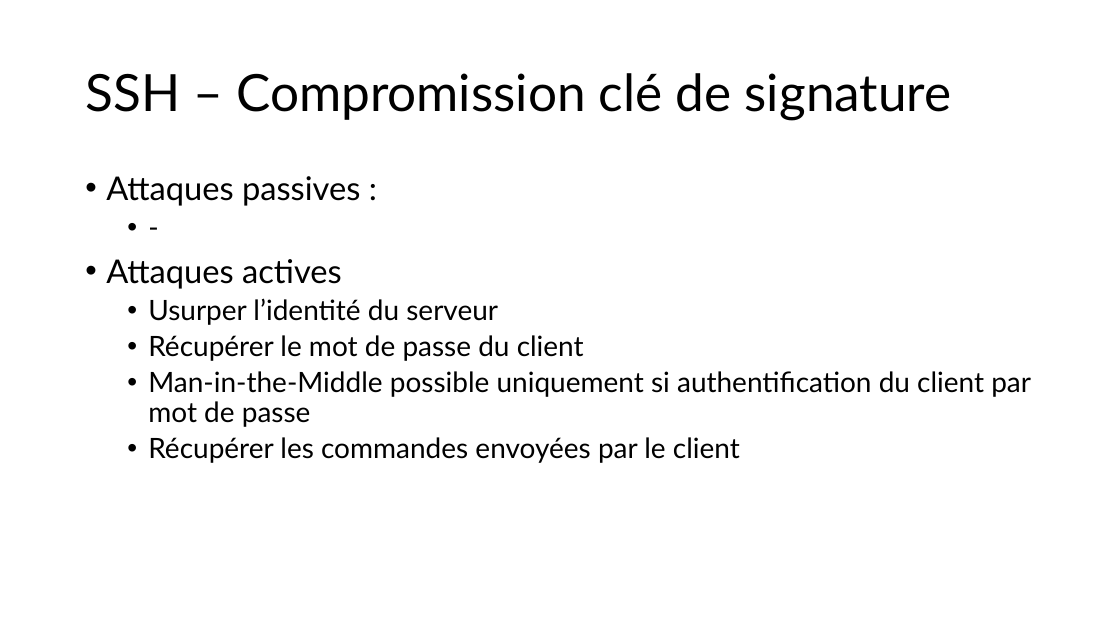
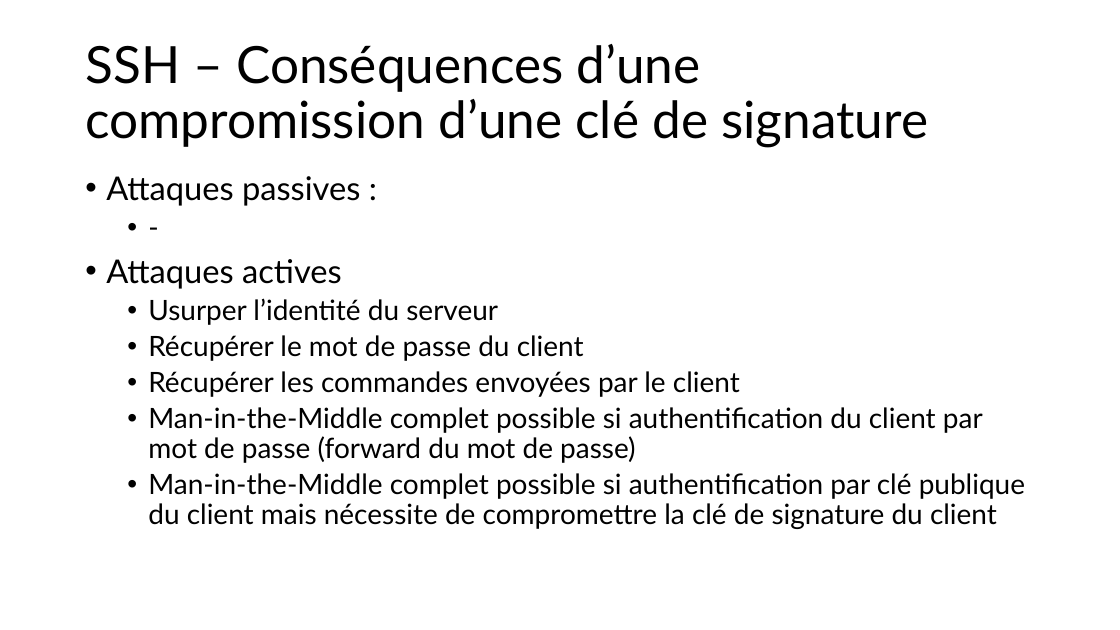
Before and after one commit to JustinFerrara14/SSE, a slide deck: slide 12 of SSELaticeAttackFerrara.pptx (slide 13 before the commit). Drawn at 1120x630 pixels with LibreOffice and Linux fonts; fonts in the diff are those of the drawing. Boxes give left, top, right and bottom in pixels: in the first picture for what was removed or moved away, otherwise in the second. Text is boxed around its words. In the diff, an @@ line names an element or a change of style, - is before the commit and + after.

```diff
--- a/SSELaticeAttackFerrara.pptx
+++ b/SSELaticeAttackFerrara.pptx
@@ title at [85, 44, 928, 148]: text changed @@
-SSH – Compromission clé de signature
+SSH – Conséquences d’une compromission d’une clé de signature
@@ text at [148, 371, 1031, 427]: paragraph removed @@
-  • Man-in-the-Middle possible uniquement si authentification du client par mot de passe
@@ text at [148, 407, 1025, 529]: paragraphs added @@
+  • Man-in-the-Middle complet possible si authentification du client par mot de passe (forward du mot de passe)
+  • Man-in-the-Middle complet possible si authentification par clé publique du client mais nécessite de compromettre la clé de signature du client
```
Also in this commit, not shown: 17 other slides changed, 1 slide removed, 4 other files.
